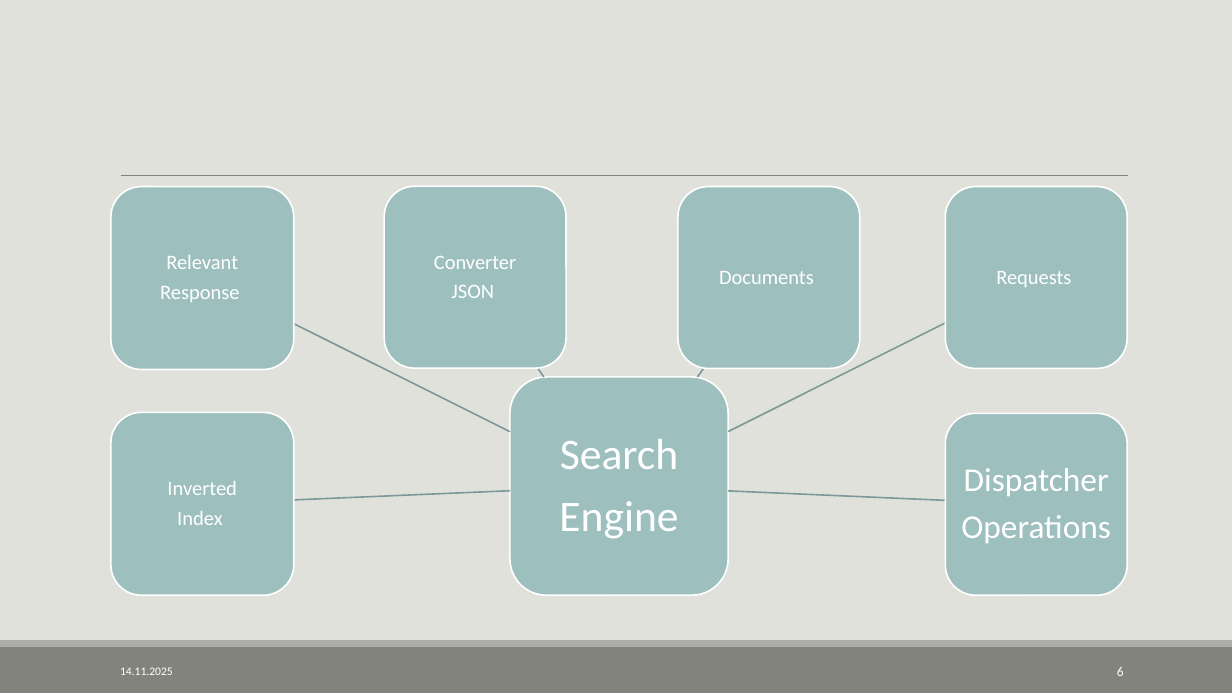
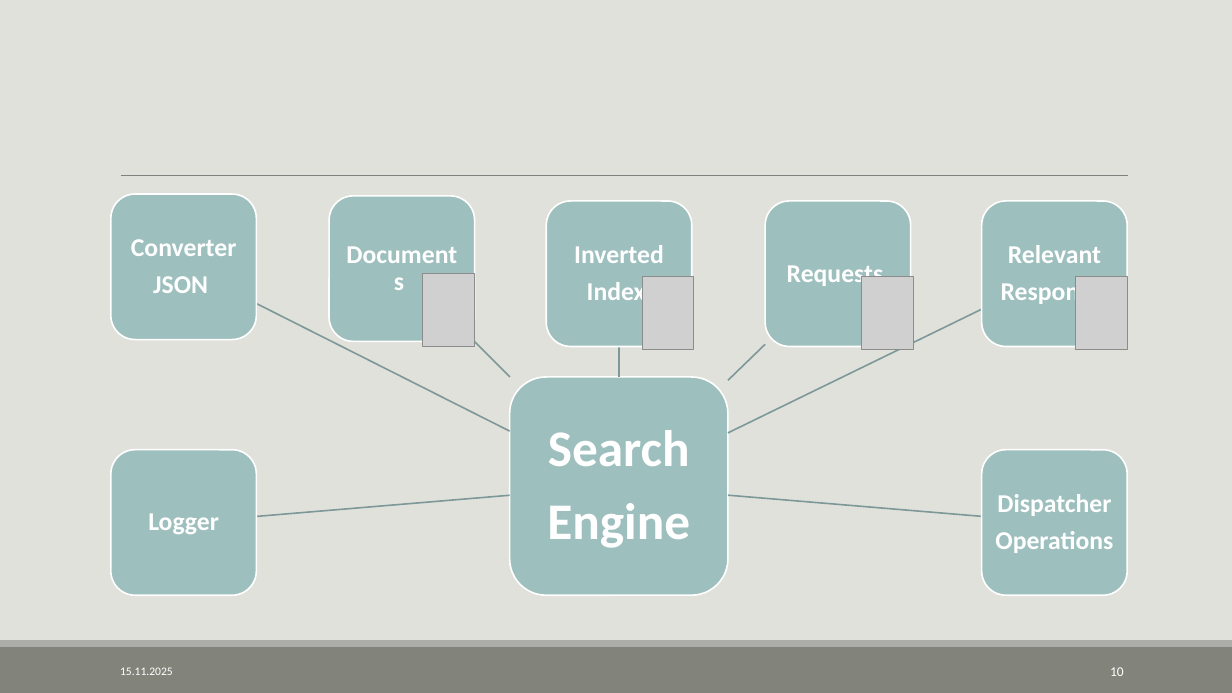
Before and after one commit to AVKazmirchuk/SearchEngine, a slide deck: slide 10 of presentation/защита.pptx (slide 6 before the commit). Drawn at 1232x693 pixels with LibreOffice and Linux fonts; fonts in the diff are those of the drawing; grey boxes stand for pictures. Boxes give left, top, right and bottom in pixels: in the first picture for what was removed or moved away, otherwise in the second. Text is boxed around its words. In the diff, an @@ line names an element or a change of style, - is before the commit and + after.

```diff
--- a/presentation/защита.pptx
+++ b/presentation/защита.pptx
@@ rounded rectangle: place and size @@
-rounded rectangle at [111,187,294,370]
+rounded rectangle at [111,194,256,339]
@@ text "Converter": place and size @@
-text "Converter" at [434,256,516,298]
+text "Converter" at [131,239,237,293]
@@ rounded rectangle: place and size @@
-rounded rectangle at [384,187,567,369]
+rounded rectangle at [329,196,474,341]
@@ text "Documents": place and size @@
-text "Documents" at [719,271,814,284]
+text "Documents" at [336,203,468,335]
@@ rounded rectangle added at [546,201,691,347], fill #9DBFBE, outline #FFFFFF 1.25 pt @@
@@ text "Inverted": place and size @@
-text "Inverted" at [167,481,236,525]
+text "Inverted" at [574,245,664,306]
@@ rounded rectangle: place and size @@
-rounded rectangle at [678,187,860,369]
+rounded rectangle at [765,201,910,347]
@@ text "Requests": place and size @@
-text "Requests" at [996,271,1071,287]
+text "Requests" at [787,265,884,288]
@@ rounded rectangle: place and size @@
-rounded rectangle at [945,187,1128,369]
+rounded rectangle at [982,201,1127,347]
@@ size 16 to 20 pt, bold on; more space between paragraphs in 5 elements at [787,265,884,288], [131,239,237,293], [336,203,468,335], [574,245,664,306], [1001,245,1103,306] @@
@@ text "Relevant": place and size @@
-text "Relevant" at [160,255,239,302]
+text "Relevant" at [1001,245,1103,306]
@@ picture added at [422,274,474,347] @@
@@ picture added at [642,276,694,349] @@
@@ picture added at [862,276,914,349] @@
@@ picture added at [1076,277,1128,350] @@
@@ freeform shape: place and size @@
-freeform shape at [294,324,510,432]
+freeform shape at [256,304,510,432]
@@ freeform shape: place and size @@
-freeform shape at [728,323,946,432]
+freeform shape at [728,310,982,434]
@@ freeform shape at [474,342,509,377]: rotation 235 to 225 degrees; outline redrawn @@
@@ freeform shape added at [619,346,619,377], outline #7E9998 1.25 pt @@
@@ freeform shape at [728,344,765,380]: rotation 305 to 315 degrees; outline redrawn @@
@@ text "Search" at [547,430,690,548]: size 34 to 40 pt, bold on; more space between paragraphs @@
@@ rounded rectangle: place and size @@
-rounded rectangle at [111,412,294,595]
+rounded rectangle at [111,450,256,595]
@@ rounded rectangle: place and size @@
-rounded rectangle at [945,413,1128,595]
+rounded rectangle at [982,450,1127,595]
@@ text "Dispatcher": place and size @@
-text "Dispatcher" at [961,468,1111,543]
+text "Dispatcher" at [995,494,1113,553]
@@ text "Dispatcher" at [995,494,1113,553]: size 26 to 20 pt, bold on; less space between paragraphs @@
@@ freeform shape at [256,495,510,516]: rotation 177 to 175 degrees; outline redrawn @@
@@ freeform shape at [728,495,982,516]: rotation 2 to 4 degrees; outline redrawn @@
@@ text added at [148,513,219,534], 20 pt, text #FFFFFF, bold @@
+Logger
@@ text at [120,667,173,675]: text changed @@
-14.11.2025
+15.11.2025
@@ page number at [1110,667,1124,676]: text changed @@
-6
+10
```
Also in this commit, not shown: 14 other slides changed, 3 slides added, 13 other files.
